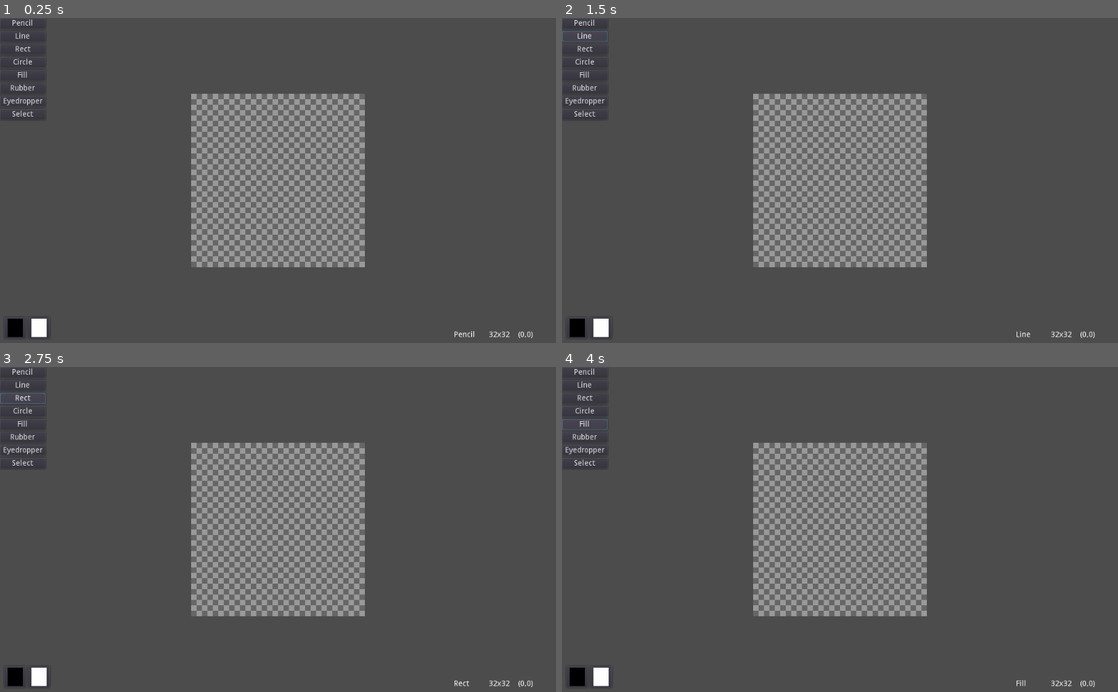
Above: before the commit, frames 1-4 (two rows, left to right).
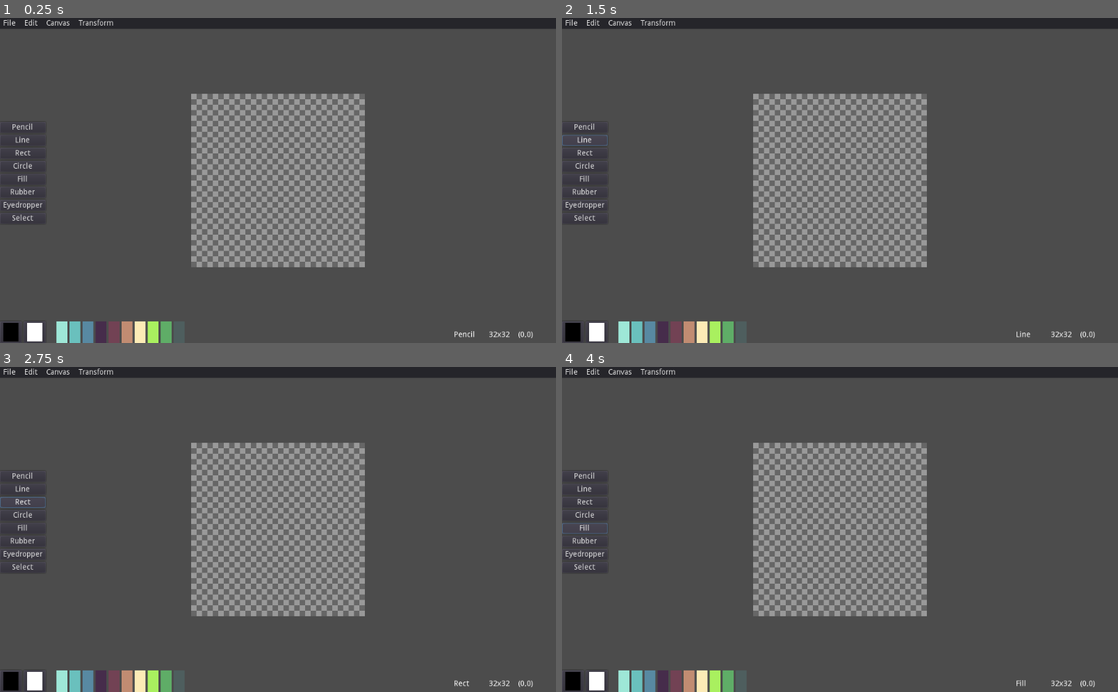
Above: after the commit, the same moments.

Repository: LukeSSJ/yokai
Game: Godot game, scene res://Main.tscn
The game is run twice, just before and just after one commit, with the same random seed, the same clock (stepped at 60 frames per second) and the same inputs.
Inputs:
- Up to frame 1 (0.25 s): no input
- Up to frame 2 (1.5 s): click "Pencil" at 0.5 s; click "Line" at 1.25 s
- Up to frame 3 (2.75 s): click "Rect" at 2 s
- Up to frame 4 (4 s): click "Circle" at 2.75 s; click "Fill" at 3.5 s

The runs differ from the first frame. In frame 1, 5.2% of the frame differs, in the area x 0-100%, y 0-100%; in frame 2, 5.3%; in frame 3, 5.3%; in frame 4, 5.3%.

Commit message:
Palete, top menu, selection highlighting

Diff:
--- a/Canvas.gd
+++ b/Canvas.gd
@@ -3,21 +3,20 @@
 signal update_size
 signal update_cursor
 
-const MAX_UNDOS = 10
-
-var image_file
-var image_name
-var image
-var image_size
-var image_preview
-var zoom_level = 10.0
-var zoom
-var undo_stack = []
-var undo_index = -1
-
-onready var Output = $Output
-onready var Preview = $Preview
-onready var Select = $Select
+const MAX_UNDOS : int = 10
+
+var image_file : String
+var image_name : String
+var image : Image
+var image_size : Vector2
+var image_preview : Image
+var zoom_level : float = 10.0
+var undo_stack : Array = []
+var undo_index : int = -1
+
+onready var Output := $Output
+onready var Preview := $Preview
+onready var Select := $Select
 
 func _ready():
 	#OS.window_maximized = true
@@ -26,8 +25,8 @@
 
 	image_size = Vector2(32, 32)
 
-	image.create(image_size.x, image_size.y, false, Image.FORMAT_RGBA8)
-	image_preview.create(image_size.x, image_size.y, false, Image.FORMAT_RGBA8)
+	image.create(int(image_size.x), int(image_size.y), false, Image.FORMAT_RGBA8)
+	image_preview.create(int(image_size.x), int(image_size.y), false, Image.FORMAT_RGBA8)
 
 	position = OS.get_window_size() / 2
 	undo_add()
@@ -36,10 +35,12 @@
 	emit_signal("update_size", image_size)
 
 func mouse_event(event):
-	var mouse_pos = get_global_mouse_position() - position + image_size / 2
+	var mouse_pos : Vector2 = get_global_mouse_position() - position + image_size / 2
 	mouse_pos.x = floor(mouse_pos.x)
 	mouse_pos.y = floor(mouse_pos.y)
 	emit_signal("update_cursor", mouse_pos)
+	if Select.visible and Select.mouse_event_with_pos(event, mouse_pos):
+		return
 	if event is InputEventMouseButton:
 		if event.button_index == BUTTON_LEFT:
 			if event.pressed:
@@ -66,7 +67,7 @@
 
 func zoom_update():
 	zoom_level = clamp(zoom_level, 1, 100)
-	zoom = 1 / zoom_level
+	var zoom : float = 1 / zoom_level
 	$Camera.zoom = Vector2(zoom, zoom)
 
 func zoom_in():
@@ -77,8 +78,12 @@
 	zoom_level -= 1
 	zoom_update()
 
+func zoom_reset():
+	zoom_level = 1.0
+	zoom_update()
+
 func select_all():
-	Select.select_region(image_size)
+	Select.select_region(Rect2(Vector2.ZERO, image_size))
 
 func deselect():
 	Select.hide()
@@ -86,7 +91,7 @@
 func delete_selection():
 	if Select.visible:
 		Select.hide()
-		var blank_image = Image.new()
+		var blank_image := Image.new()
 		blank_image.create(Select.rect.size.x, Select.rect.size.y, false, Image.FORMAT_RGBA8)
 		image.blit_rect(blank_image, Rect2(Vector2.ZERO, Select.rect.size), Select.rect.position + Select.rect.size / 2)
 		update_output()
@@ -97,7 +102,7 @@
 	if image_size.x != image_size.y:
 		print("Can only rotate square images atm :/")
 		return
-	var new_image = image.duplicate()
+	var new_image : Image = image.duplicate()
 	image.lock()
 	new_image.lock()
 	for x in image_size.x:
@@ -129,7 +134,7 @@
 	undo_add()
 
 func flip_horizontal():
-	var new_image = image.duplicate()
+	var new_image : Image = image.duplicate()
 	image.lock()
 	new_image.lock()
 	for x in image_size.x:
@@ -143,7 +148,7 @@
 	undo_add()
 
 func flip_vertical():
-	var new_image = image.duplicate()
+	var new_image : Image = image.duplicate()
 	image.lock()
 	new_image.lock()
 	for y in image_size.y:
@@ -182,11 +187,11 @@
 
 func resize_canvas(size):
 	print("Resize canvas to: " + str(size))
-	var old_size = image_size
+	var old_size : Vector2 = image_size
 	image_size = size
-	var old_image = image.duplicate()
-	image.create(image_size.x, image_size.y, false, Image.FORMAT_RGBA8)
-	image_preview.create(image_size.x, image_size.y, false, Image.FORMAT_RGBA8)
+	var old_image : Image = image.duplicate()
+	image.create(int(image_size.x), int(image_size.y), false, Image.FORMAT_RGBA8)
+	image_preview.create(int(image_size.x), int(image_size.y), false, Image.FORMAT_RGBA8)
 	image.blit_rect(old_image, Rect2(Vector2.ZERO, old_size), Vector2.ZERO)
 	$Background.region_rect.size = image_size
 	update_output()
@@ -195,13 +200,13 @@
 	Select.select_region(rect)
 
 func update_output():
-	var tex = ImageTexture.new()
-	tex.create(image_size.x, image_size.y, Image.FORMAT_RGBA8, 0)
+	var tex := ImageTexture.new()
+	tex.create(int(image_size.x), int(image_size.y), Image.FORMAT_RGBA8, 0)
 	tex.set_data(image)
 	Output.set_texture(tex)
 
 func update_preview():
-	var tex = ImageTexture.new()
-	tex.create(image_size.x, image_size.y, Image.FORMAT_RGBA8, 0)
+	var tex := ImageTexture.new()
+	tex.create(int(image_size.x), int(image_size.y), Image.FORMAT_RGBA8, 0)
 	tex.set_data(image_preview)
 	Preview.set_texture(tex)
--- a/Command.gd
+++ b/Command.gd
@@ -1,4 +1,7 @@
 extends Node
+
+func new():
+	Global.Main.new()
 
 func save():
 	Global.Main.save()
@@ -9,14 +12,29 @@
 func open():
 	Global.Main.open()
 
-func new():
-	Global.Main.new()
+func undo():
+	Global.Canvas.undo()
+
+func redo():
+	Global.Canvas.redo()
 
 func select_all():
 	Global.Canvas.select_all()
 
 func deselect():
 	Global.Canvas.deselect()
+
+func cut():
+	pass
+
+func copy():
+	pass
+
+func paste():
+	print(OS.clipboard)
+
+func delete():
+	Global.Canvas.delete_selection()
 
 func rotate_clockwise():
 	Global.Canvas.rotate_clockwise()
@@ -30,23 +48,20 @@
 func flip_vertical():
 	Global.Canvas.flip_vertical()
 
-func delete_selection():
-	Global.Canvas.delete_selection()
-
-func undo():
-	Global.Canvas.undo()
-
-func redo():
-	Global.Canvas.redo()
-
 func resize_canvas():
 	Global.Main.resize_canvas()
 
 func tool_set(new_tool):
 	Global.Main.tool_set(new_tool)
 
+func palete_select(_number):
+	pass
+
 func zoom_in():
 	Global.Canvas.zoom_in()
 
 func zoom_out():
 	Global.Canvas.zoom_out()
+
+func zoom_reset():
+	Global.Canvas.zoom_reset()
--- a/Global.gd
+++ b/Global.gd
@@ -1,7 +1,7 @@
 extends Node
 
-var Main
-var Canvas
-var Tool
+var Main : Node
+var Canvas : Node
+var Tool : Node
 
-var colors = [Color.black, Color.white]
+var colors := [Color.black, Color.white]
--- a/Main.gd
+++ b/Main.gd
@@ -1,12 +1,12 @@
 extends Node2D
 
-onready var Canvas = $Canvas
-onready var UI = $UI
-onready var Dialog = $UI/Dialog
-onready var Save = $UI/Dialog/Save
-onready var Open = $UI/Dialog/Open
-onready var ResizeCanvas = $UI/Dialog/ResizeCanvas
-onready var Colors = [$UI/Colors/Primary, $UI/Colors/Secondary]
+onready var Canvas := $Canvas
+onready var UI := $UI
+onready var Dialog := $UI/Dialog
+onready var Save := $UI/Dialog/Save
+onready var Open := $UI/Dialog/Open
+onready var ResizeCanvas := $UI/Dialog/ResizeCanvas
+onready var Colors := $UI/Colors/HBox/Drawing.get_children()
 
 func _ready():
 	for popup in Dialog.get_children():
@@ -29,7 +29,7 @@
 	tool_set("Pencil")
 
 	for Tool in $Tool.get_children():
-		var button = Button.new()
+		var button := Button.new()
 		button.text = Tool.name
 		button.connect("pressed", Command, "tool_set", [Tool.name])
 		$UI/Tool.add_child(button)
@@ -43,16 +43,17 @@
 #		print(key_input)
 		var command = Shortcut.command.get(key_input)
 		if command:
-			var args = command.split(":")
+			var args : PoolStringArray = command.split(":")
 			command = args[0]
 			args.remove(0)
 			if Command.has_method(command):
+				print("Command: " + command + " " + args.join(" "))
 				Command.callv(command, args)
 			else:
 				print("Error unkown command: " + command)
 
 func tool_set(tool_name):
-	var new_tool = $Tool.get_node_or_null(tool_name)
+	var new_tool := $Tool.get_node_or_null(tool_name)
 	if new_tool:
 		print("Set tool: " + str(tool_name))
 		Global.Tool = new_tool
--- a/Main.tscn
+++ b/Main.tscn
@@ -1,8 +1,8 @@
-[gd_scene load_steps=14 format=2]
+[gd_scene load_steps=17 format=2]
 
 [ext_resource path="res://Canvas.tscn" type="PackedScene" id=1]
 [ext_resource path="res://Main.gd" type="Script" id=2]
-[ext_resource path="res://UI.gd" type="Script" id=3]
+[ext_resource path="res://ui/UI.gd" type="Script" id=3]
 [ext_resource path="res://tool/Pencil.tscn" type="PackedScene" id=4]
 [ext_resource path="res://tool/Line.tscn" type="PackedScene" id=5]
 [ext_resource path="res://tool/Rect.gd" type="Script" id=6]
@@ -12,6 +12,9 @@
 [ext_resource path="res://tool/Eyedropper.gd" type="Script" id=10]
 [ext_resource path="res://tool/Select.gd" type="Script" id=11]
 [ext_resource path="res://dialog/ResizeCanvas.tscn" type="PackedScene" id=12]
+[ext_resource path="res://ui/TopMenu.tscn" type="PackedScene" id=13]
+[ext_resource path="res://tool/Circle.gd" type="Script" id=14]
+[ext_resource path="res://ui/Colors.tscn" type="PackedScene" id=15]
 
 [sub_resource type="StyleBoxFlat" id=1]
 bg_color = Color( 0, 0, 0, 0.392157 )
@@ -31,6 +34,7 @@
 script = ExtResource( 6 )
 
 [node name="Circle" type="Node2D" parent="Tool"]
+script = ExtResource( 14 )
 
 [node name="Fill" parent="Tool" instance=ExtResource( 8 )]
 
@@ -46,8 +50,9 @@
 script = ExtResource( 3 )
 
 [node name="Tool" type="GridContainer" parent="UI"]
-margin_right = 40.0
-margin_bottom = 40.0
+margin_top = 192.0
+margin_right = 32.0
+margin_bottom = 224.0
 __meta__ = {
 "_edit_use_anchors_": false
 }
@@ -90,33 +95,10 @@
 "_edit_use_anchors_": false
 }
 
-[node name="Colors" type="HBoxContainer" parent="UI"]
-anchor_top = 1.0
-anchor_bottom = 1.0
-margin_left = 8.0
-margin_top = -48.0
-margin_right = 92.0
-margin_bottom = -8.0
-__meta__ = {
-"_edit_use_anchors_": false
-}
+[node name="Colors" parent="UI" instance=ExtResource( 15 )]
 
-[node name="Primary" type="ColorPickerButton" parent="UI/Colors"]
-margin_right = 40.0
-margin_bottom = 40.0
-rect_min_size = Vector2( 40, 40 )
-__meta__ = {
-"_edit_use_anchors_": false
-}
-
-[node name="Secondary" type="ColorPickerButton" parent="UI/Colors"]
-margin_left = 44.0
-margin_right = 84.0
-margin_bottom = 40.0
-rect_min_size = Vector2( 40, 40 )
-__meta__ = {
-"_edit_use_anchors_": false
-}
+[node name="TopMenu" parent="UI" instance=ExtResource( 13 )]
+margin_bottom = 20.0
 
 [node name="Dialog" type="MarginContainer" parent="UI"]
 visible = false
@@ -139,9 +121,9 @@
 margin_bottom = 600.0
 access = 2
 filters = PoolStringArray( "*.png" )
-current_dir = "/home/luke/Documents/projects/SIMP"
+current_dir = "/home/luke/Pictures"
 current_file = "image.png"
-current_path = "/home/luke/Documents/projects/SIMP/image.png"
+current_path = "/home/luke/Pictures/image.png"
 
 [node name="Open" type="FileDialog" parent="UI/Dialog"]
 margin_right = 1024.0
@@ -150,8 +132,9 @@
 mode = 0
 access = 2
 filters = PoolStringArray( "*.png" )
-current_dir = "/home/luke/Documents/projects/SIMP"
-current_path = "/home/luke/Documents/projects/SIMP/"
+current_dir = "/home/luke/Pictures"
+current_file = "image.png"
+current_path = "/home/luke/Pictures/image.png"
 
 [node name="ResizeCanvas" parent="UI/Dialog" instance=ExtResource( 12 )]
 margin_right = 1024.0
--- a/Select.gd
+++ b/Select.gd
@@ -1,14 +1,34 @@
 extends Node2D
 
-var rect
+var select_rect : Rect2
+var dragging : bool = false
+var drag_offset : Vector2
 
 func _ready():
-	rect = Rect2(Vector2(-16, -16), Vector2(32, 32))
+	select_rect = Rect2(Vector2(-16, -16), Vector2(32, 32))
 
 func _draw():
-	draw_rect(rect, Color.black, false)
+	var draw_rect : Rect2 = select_rect
+	draw_rect.position -= Vector2(16, 16)
+	draw_rect(draw_rect, Color.black, false)
 
-func select_region(vec):
-	rect.position = vec / -2
-	rect.size = vec
+func mouse_event_with_pos(event, mouse_pos):
+	if dragging and event is InputEventMouseMotion:
+		position = mouse_pos + drag_offset
+		return true
+	elif event is InputEventMouseButton and event.button_index:
+		if event.pressed:
+			if !select_rect.has_point(mouse_pos):
+				return
+			dragging = true
+			drag_offset = position - mouse_pos
+			get_tree().set_input_as_handled()
+			return true
+		elif dragging and !event.pressed:
+			dragging = false
+			return true
+
+func select_region(rect):
+	select_rect = rect
+	update()
 	show()
--- a/Shortcut.gd
+++ b/Shortcut.gd
@@ -1,26 +1,29 @@
 extends Node
 
-var command
+var command : Dictionary
 
 func _ready():
 	command = {
+		"Control+N": "new",
+		"Control+O": "open",
 		"Control+S": "save",
 		"Shift+Control+S": "save_as",
-		"Control+O": "open",
-		"Control+N": "new",
+
 		"Control+A": "select_all",
 		"Control+D": "deselect",
 		"Control+Z": "undo",
 		"Control+Y": "redo",
 		"Control+C": "copy",
-		"Control+P": "paste",
+		"Control+V": "paste",
 		"Control+X": "cut",
-		"Control+E": "resize_canvas",
+		"Delete": "delete",
+
+		"Shift+Control+C": "resize_canvas",
 		"Control+R": "rotate_clockwise",
 		"Shift+Control+R": "rotate_anticlockwise",
 		"Control+F": "flip_horizontal",
 		"Shift+Control+F": "flip_vertical",
-		"Delete": "delete_selection",
+
 		"Q": "tool_set:Rubber",
 		"D": "tool_set:Pencil",
 		"F": "tool_set:Fill",
@@ -29,4 +32,19 @@
 		"R": "tool_set:Rect",
 		"C": "tool_set:Circle",
 		"E": "tool_set:Eyedropper",
+
+		"Control+Equal": "zoom_in",
+		"Control+Minus": "zoom_out",
+		"Control+0": "zoom_reset",
+
+		"1": "palete_select:1",
+		"2": "palete_select:2",
+		"3": "palete_select:3",
+		"4": "palete_select:4",
+		"5": "palete_select:5",
+		"6": "palete_select:6",
+		"7": "palete_select:7",
+		"8": "palete_select:8",
+		"9": "palete_select:9",
+		"0": "palete_select:10",
 	}
--- a/dialog/ResizeCanvas.gd
+++ b/dialog/ResizeCanvas.gd
@@ -1,7 +1,7 @@
 extends AcceptDialog
 
-onready var Width = $Content/Size/Width
-onready var Height = $Content/Size/Height
+onready var Width := $Content/Size/Width
+onready var Height := $Content/Size/Height
 
 #func _ready():
 #	Width.connect("text_changed", Width, "force_int")
--- /dev/null
+++ b/tool/Circle.gd
@@ -0,0 +1 @@
+extends "res://tool/Tool.gd"
--- a/tool/Select.gd
+++ b/tool/Select.gd
@@ -1,5 +1,8 @@
 extends "res://tool/Tool.gd"
 
 
-func _ready():
-	pass
+func draw(pos):
+	var top_left := Vector2(min(pos.x, start_pos.x), min(pos.y, start_pos.y))
+	var bottom_right := Vector2(max(pos.x, start_pos.x) + 1, max(pos.y, start_pos.y) + 1)
+	var select_rect := Rect2(top_left, bottom_right - top_left)
+	Global.Canvas.select_region(select_rect)
--- a/tool/Tool.gd
+++ b/tool/Tool.gd
@@ -1,12 +1,12 @@
 extends Node
 
-var drawing
-var start_pos
-var prev_pos
-var use_preview
-var button_index
-var draw_color
-var change_made
+var drawing : bool
+var start_pos : Vector2
+var prev_pos : Vector2
+var use_preview : bool
+var button_index : int
+var draw_color : Color
+var change_made : bool
 
 func click(pos, set_button_index):
 	drawing = true
@@ -27,6 +27,7 @@
 	Global.Canvas.image_preview.lock()
 	Global.Canvas.image_preview.fill(Color.transparent)
 	Global.Canvas.image_preview.unlock()
+	Global.Canvas.update_preview()
 	if change_made:
 		Global.Canvas.undo_add()
 
@@ -63,9 +64,9 @@
 			Global.Canvas.image.set_pixelv(pos, draw_color)
 
 func image_draw_line(pos1, pos2):
-	var dx = pos2.x - pos1.x
-	var dy = pos2.y - pos1.y
-	var step = max(abs(dx), abs(dy))
+	var dx : float = pos2.x - pos1.x
+	var dy : float = pos2.y - pos1.y
+	var step := max(abs(dx), abs(dy))
 	if step == 0:
 		image_draw_point(pos1)
 	else:
@@ -78,7 +79,7 @@
 
 func image_draw_rect(pos1, pos2):
 	image_draw_point(pos1)
-	var step = sign(pos2.x - pos1.x)
+	var step := sign(pos2.x - pos1.x)
 	var i = pos1.x
 	while i != pos2.x:
 		i += step
--- /dev/null
+++ b/ui/Colors.gd
@@ -0,0 +1,22 @@
+extends MarginContainer
+
+onready var Palete = $HBox/Palete
+
+var colors = "#9ee7d7,#6ac0bd,#5889a2,#462c4b,#724254,#c18c72,#fcebb6,#a9f05f,#5fad67,#4e5e5e"
+
+func _ready():
+	for color in colors.split(","):
+		var palete_color = Panel.new()
+		palete_color.rect_min_size = Vector2(20, 40)
+		var style = StyleBoxFlat.new()
+		style.bg_color = color
+		palete_color.set("custom_styles/panel", style)
+		Palete.add_child(palete_color)
+		palete_color.connect("gui_input", self, "palete_color_input", [Color(color)])
+
+func palete_color_input(event, color):
+	if event is InputEventMouseButton and event.pressed:
+		if event.button_index == 1:
+			Global.Main.color_changed(color, 0)
+		elif event.button_index == 2:
+			Global.Main.color_changed(color, 1)
--- /dev/null
+++ b/ui/Colors.tscn
@@ -0,0 +1,47 @@
+[gd_scene load_steps=2 format=2]
+
+[ext_resource path="res://ui/Colors.gd" type="Script" id=1]
+
+[node name="Colors" type="MarginContainer"]
+anchor_top = 1.0
+anchor_bottom = 1.0
+margin_top = -40.0
+margin_right = 104.0
+script = ExtResource( 1 )
+__meta__ = {
+"_edit_use_anchors_": false
+}
+
+[node name="HBox" type="HBoxContainer" parent="."]
+margin_right = 104.0
+margin_bottom = 40.0
+custom_constants/separation = 20
+
+[node name="Drawing" type="HBoxContainer" parent="HBox"]
+margin_right = 84.0
+margin_bottom = 40.0
+__meta__ = {
+"_edit_use_anchors_": false
+}
+
+[node name="Primary" type="ColorPickerButton" parent="HBox/Drawing"]
+margin_right = 40.0
+margin_bottom = 40.0
+rect_min_size = Vector2( 40, 40 )
+__meta__ = {
+"_edit_use_anchors_": false
+}
+
+[node name="Secondary" type="ColorPickerButton" parent="HBox/Drawing"]
+margin_left = 44.0
+margin_right = 84.0
+margin_bottom = 40.0
+rect_min_size = Vector2( 40, 40 )
+__meta__ = {
+"_edit_use_anchors_": false
+}
+
+[node name="Palete" type="HBoxContainer" parent="HBox"]
+margin_left = 104.0
+margin_right = 104.0
+margin_bottom = 40.0
--- /dev/null
+++ b/ui/TopMenu.gd
@@ -0,0 +1,49 @@
+extends MarginContainer
+
+
+func _ready():
+	var file : Popup = $Buttons/File.get_popup()
+	file.connect("id_pressed", self, "file_pressed")
+	file.add_item("New (Ctrl + N)")
+	file.add_item("Open (Ctrl + O)")
+	file.add_item("Save (Ctrl + S)")
+	file.add_item("Save As (Shift + Ctrl + S)")
+
+	var edit : Popup = $Buttons/Edit.get_popup()
+	edit.connect("id_pressed", self, "edit_pressed")
+	edit.add_item("Undo (Ctrl + Z)")
+	edit.add_item("Redo (Ctrl + Y)")
+	edit.add_item("Select All (Ctrl + A)")
+	edit.add_item("Deselect (Ctrl + D)")
+	edit.add_item("Cut (Ctrl + X)")
+	edit.add_item("Copy (Ctrl + C)")
+	edit.add_item("Delete (Delete)")
+	edit.add_item("Paste (Ctrl + P)")
+	edit.add_item("Import (Ctrl + I)")
+
+	var canvas : Popup = $Buttons/Canvas.get_popup()
+	canvas.connect("id_pressed", self, "canvas_pressed")
+	canvas.add_item("Resize Canvas (Shift + Ctrl + C)")
+
+	var transform : Popup = $Buttons/Transform.get_popup()
+	transform.connect("id_pressed", self, "transform_pressed")
+	transform.add_item("Flip Horizontally (Ctrl + F)")
+	transform.add_item("Flip Vertically (Shift + Ctrl + F)")
+	transform.add_item("Rotate 90° Clockwise (Ctrl + R)")
+	transform.add_item("Rotate 90° Anticlockwise (Shift + Ctrl + R)")
+
+func file_pressed(id):
+	var cmds := ["new", "open", "save", "save_as"]
+	Command.call(cmds[id])
+
+func edit_pressed(id):
+	var cmds := ["undo", "redo", "select_all", "deselect", "cut", "copy", "delete", "paste", "import"]
+	Command.call(cmds[id])
+
+func canvas_pressed(id):
+	var cmds := ["resize_canvas"]
+	Command.call(cmds[id])
+
+func transform_pressed(id):
+	var cmds := ["flip_horizontal", "flip_vertical", "rotate_clockwise", "rotate_anticlockwise"]
+	Command.call(cmds[id])
--- /dev/null
+++ b/ui/TopMenu.tscn
@@ -0,0 +1,41 @@
+[gd_scene load_steps=2 format=2]
+
+[ext_resource path="res://ui/TopMenu.gd" type="Script" id=1]
+
+[node name="TopMenu" type="MarginContainer"]
+anchor_right = 1.0
+script = ExtResource( 1 )
+__meta__ = {
+"_edit_use_anchors_": false
+}
+
+[node name="Panel" type="Panel" parent="."]
+margin_right = 1024.0
+margin_bottom = 20.0
+
+[node name="Buttons" type="HBoxContainer" parent="."]
+margin_right = 1024.0
+margin_bottom = 20.0
+
+[node name="File" type="MenuButton" parent="Buttons"]
+margin_right = 35.0
+margin_bottom = 20.0
+text = "File"
+
+[node name="Edit" type="MenuButton" parent="Buttons"]
+margin_left = 39.0
+margin_right = 75.0
+margin_bottom = 20.0
+text = "Edit"
+
+[node name="Canvas" type="MenuButton" parent="Buttons"]
+margin_left = 79.0
+margin_right = 135.0
+margin_bottom = 20.0
+text = "Canvas"
+
+[node name="Transform" type="MenuButton" parent="Buttons"]
+margin_left = 139.0
+margin_right = 215.0
+margin_bottom = 20.0
+text = "Transform"
Renamed: UI.gd -> ui/UI.gd
